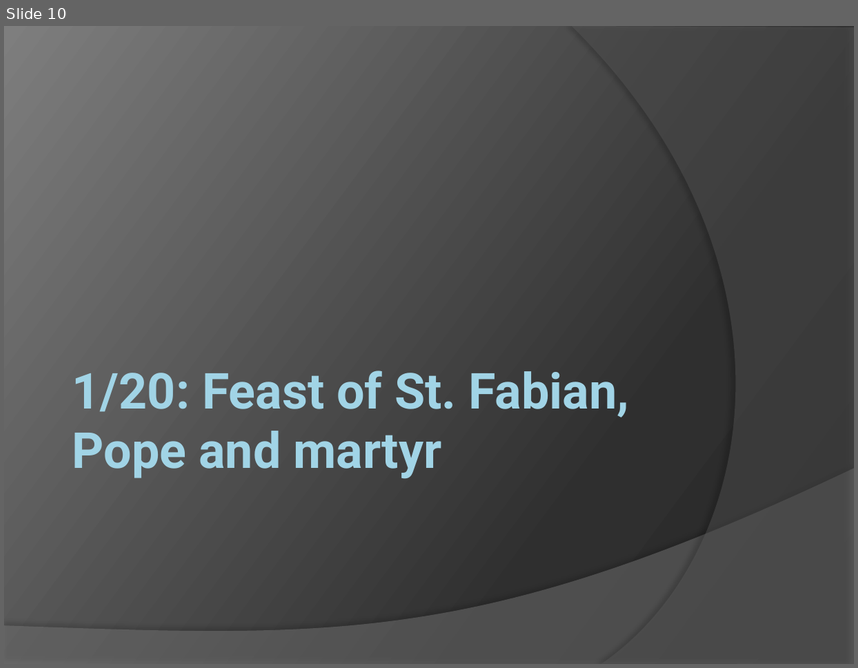
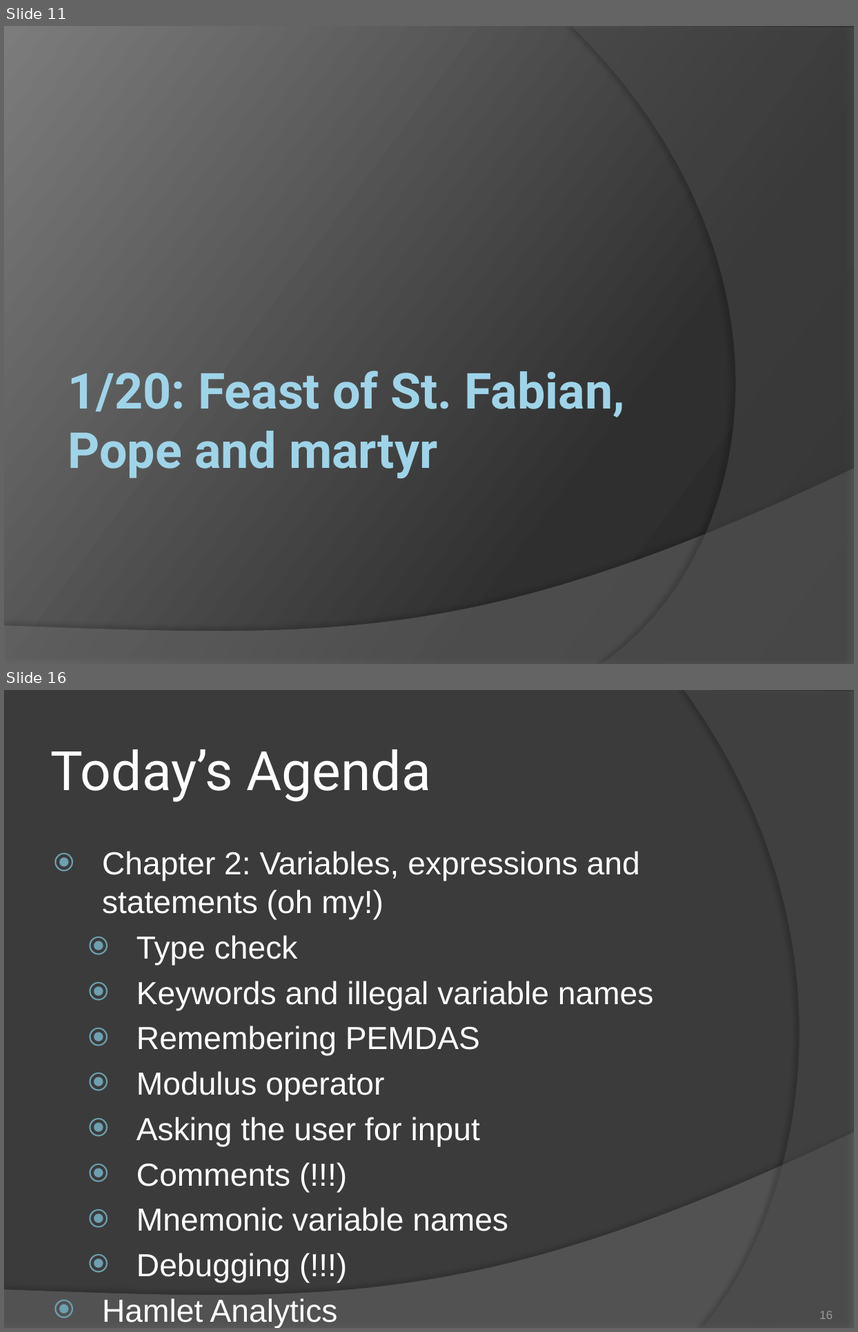
Before and after one commit to patrick-flynn/CSE10101, a slide deck: CSE10101/lecture/CSE10101.pptx. Shown one above the other, each under a label of ours: slide 10 before the commit, slides 11 and 16 after it; the slides between them are not shown. The pictures are 858x668 and 858x1332 pixels, drawn with LibreOffice and Linux fonts; fonts in the diff are those of the drawing. Boxes give left, top, right and bottom in pixels: in the first picture for what was removed or moved away, otherwise in the second. Text is boxed around its words. In the diff, an @@ line names an element or a change of style, - is before the commit and + after.

Commit message:
CSE10101 Slide Deck
Updated slides 10-18 for 1/20 lecture

```diff
--- a/CSE10101/lecture/CSE10101.pptx
+++ b/CSE10101/lecture/CSE10101.pptx
@@ slide 16 added at [4,690,854,1328], background #3B3B3B; not listed: 1 template element that a slide beside it also shows @@
@@ freeform shape added at [684,690,854,1328], fill #5A5A5A at 40% opacity @@
@@ title added at [51,749,431,802], 46 pt, text #FFFFFF @@
+Today’s Agenda
@@ text added at [102,851,654,1328], 27 pt, text #FFFFFF @@
+⦿ Chapter 2: Variables, expressions and statements (oh my!)
+  ⦿ Type check
+  ⦿ Keywords and illegal variable names
+  ⦿ Remembering PEMDAS
+  ⦿ Modulus operator
+  ⦿ Asking the user for input
+  ⦿ Comments (!!!)
+  ⦿ Mnemonic variable names
+  ⦿ Debugging (!!!)
+⦿ Hamlet Analytics
@@ page number added at [820,1310,833,1319], 10 pt, text #9B9998 @@
+16
@@ what was slide 10 is now slide 11 @@
@@ slide 11 changed as well @@
@@ background gradient #282828 to #2F2F2F to #7E7E7E to gradient #272727 to #2F2F2F to #7C7C7C @@
@@ freeform shape at [572,26,854,664]: fill #5E5E5E at 40% opacity to #5A5A5A at 40% opacity @@
@@ title "1/20: Feast of St. Fabian, ..." at [67,370,625,479]: text colour gradient #A1D4E7 to #58808D to #9FD4E8, letter outline #5DD4FF 0.39 pt to #5CD4FF 0.39 pt @@
@@ freeform shape at [4,468,854,664]: fill #7F7F7F at 45% opacity to #7B7B7B at 45% opacity @@
```
Also in this commit, not shown: 36 other slides changed, 7 other slides added, 2 other files.
